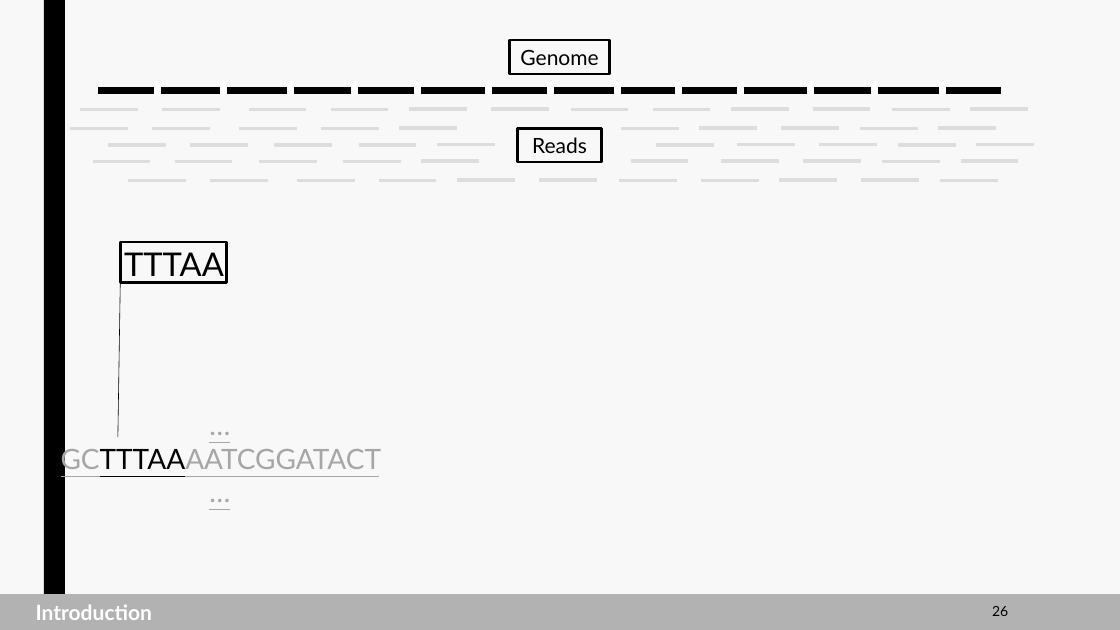
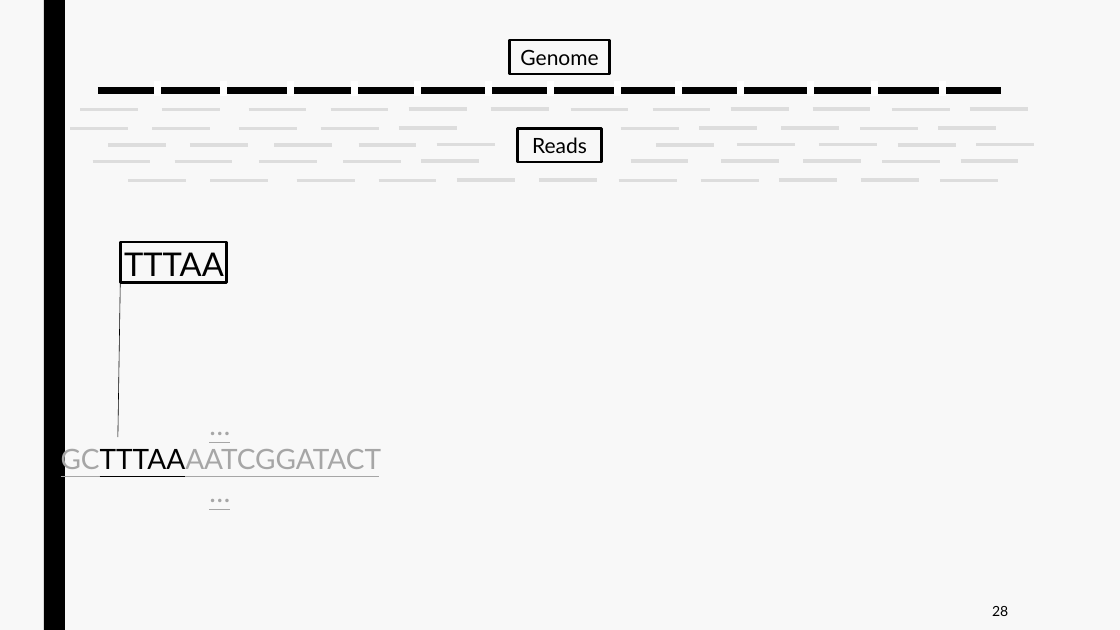
Before and after one commit to jurtasun/presentations, a slide deck: slide 27 of 202306_LMS_Complexity/230619_LMS_Complexity.ppt (slide 25 before the commit). Drawn at 1120x630 pixels with LibreOffice and Linux fonts; fonts in the diff are those of the drawing. Boxes give left, top, right and bottom in pixels: in the first picture for what was removed or moved away, otherwise in the second. Text is boxed around its words. In the diff, an @@ line names an element or a change of style, - is before the commit and + after.

```diff
--- a/202306_LMS_Complexity/230619_LMS_Complexity.ppt
+++ b/202306_LMS_Complexity/230619_LMS_Complexity.ppt
@@ rectangle removed at (0,597,1120,630) @@
@@ rectangle removed at (9,597,179,628) @@
-Introduction
@@ page number at (992,606,1008,616): text changed @@
-26
+28
```
Also in this commit, not shown: 10 other slides changed, 4 slides added, 1 slide removed.
